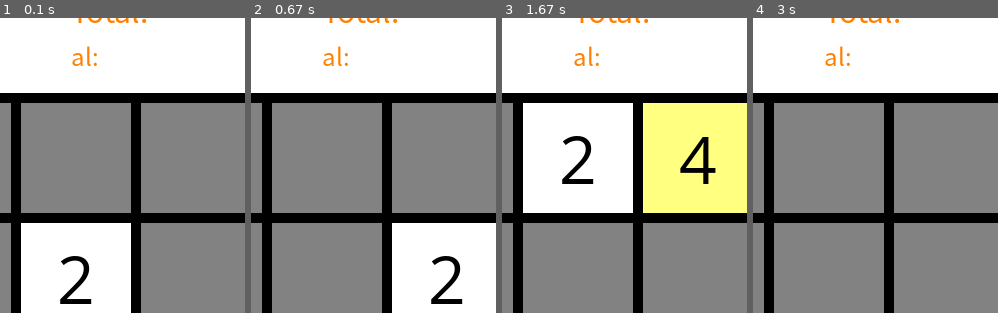
Above: before the commit, frames 1-4 (left to right).
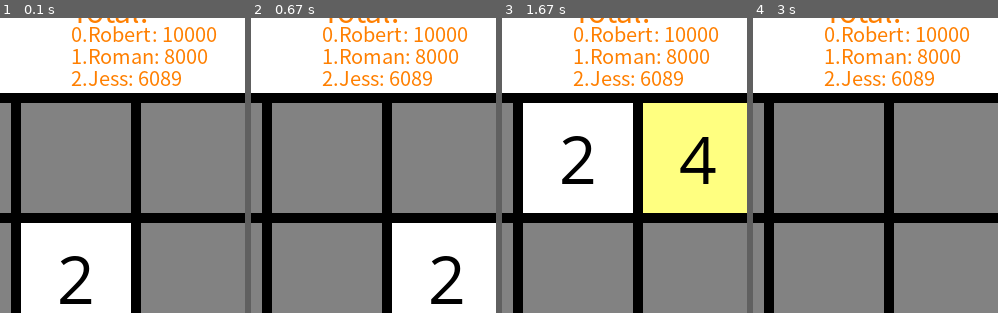
Above: after the commit, the same moments.

Repository: Roman-Blokhin/Python
Game: pygame game, started from my_code/game_2048/main.py
The game is run twice, just before and just after one commit, with the same random seed, the same clock (stepped at 60 frames per second) and the same inputs.
Inputs:
- Up to frame 1 (0.1 s): no input
- Up to frame 2 (0.67 s): hold Right from 0.33 s (still down)
- Up to frame 3 (1.67 s): release Right at 0.8 s; hold Up 0.83-1.13 s; hold Right from 1.17 s (still down)
- Up to frame 4 (3 s): release Right at 1.72 s; hold Left 1.75-2.42 s; hold Down from 2.45 s (still down)
The pictures show only the part of the screen within x 47-97%, y 4-54%; the shares and areas given below are measured in that part.

The runs differ from the first frame. In frame 1, 3.4% of the frame differs, in the area x 28-89%, y 2-24%; in frame 2, 3.4%; in frame 3, 3.4%; in frame 4, 3.4%.

Commit message:
6. Pygame. 2048. Добавили на экран вывод 3ех победителей по очкам

Diff:
--- a/my_code/game_2048/main.py
+++ b/my_code/game_2048/main.py
@@ -12,12 +12,15 @@
     screen.blit(text_top, (300, 5))
 
     # 31.2 текст для игроков
-    font_top_gamers = pygame.font.SysFont('simsun', 24)
-    text_top_gamers = font_top_gamers.render('al: ', True, COLOR_TEXT)
-    screen.blit(text_top_gamers, (300, 55))
+    font_top_gamers = pygame.font.SysFont('simsun', 20)
     # 31.4 обходим коллекцию из БД с указанием индекса и имен
     for index, gamer in enumerate(GAMERS_DB):  # 31.5 enumerate выводит сначала индекс, а потом значение
         name, score = gamer  # 31.6 распаковали кортеж, убрали все скобки и кавычки
+        # 31.7 делаем динамичный текст для вывода победителей
+        s = f'{index}.{name}: {score}'
+        text_top_gamers = font_top_gamers.render(s, True, COLOR_TEXT)
+        screen.blit(text_top_gamers, (300, 35 + 22 * index))  # 31.7 используем 35 + 22 * index, чтобы выводились игроки
+
         print(index, name, score)
 
 
Binary file changed: my_code/game_2048/2048.sqlite
